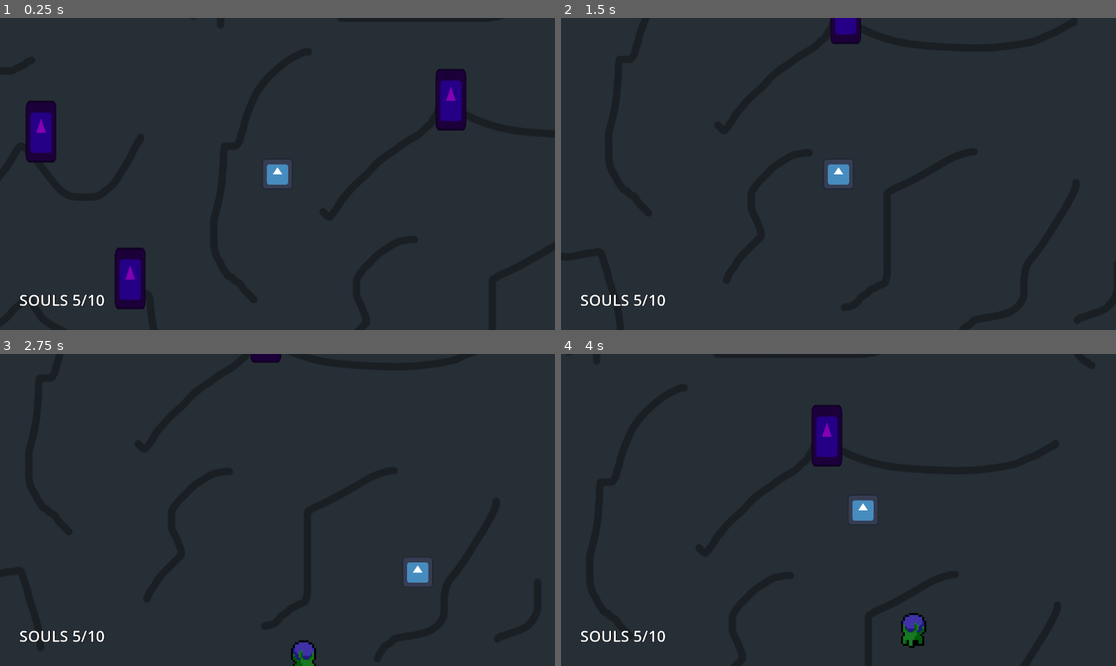
Above: before the commit, frames 1-4 (two rows, left to right).
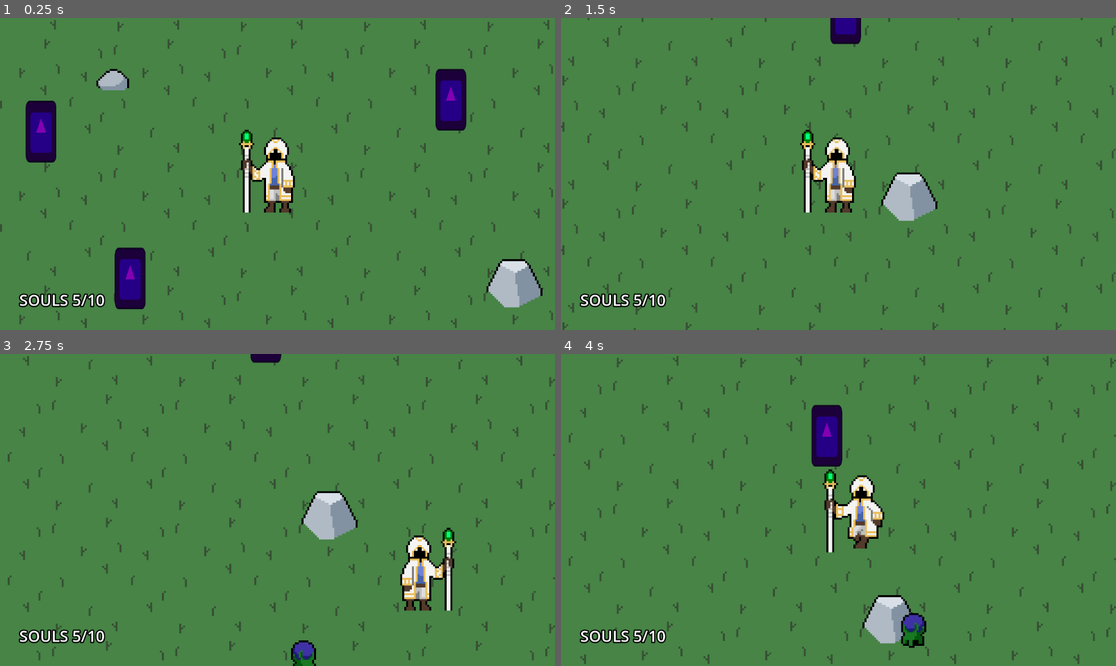
Above: after the commit, the same moments.

Repository: SleepyStudios/SummonerSurvivor
Game: Godot game, scene res://scenes/main.tscn
Same seed, same stepped clock (60 frames per second), same inputs: the game is played once before the commit and once after it. The engine's default icon, where the game draws it, is replaced by a stand-in: a white triangle on a blue panel in a dark square.
Inputs (mouse positions are in pixels of both pictures, inside the frame that each line leads up to):
- Up to frame 1 (0.25 s): no input
- Up to frame 2 (1.5 s): tap Enter at 0.5 s; move the mouse to (960, 158) at 0.52 s; hold Right (right) 0.53-1.28 s; tap Space (dash) at 0.6, 1.35 s; move the mouse to (727, 189) at 1.27 s; hold Down (down) from 1.28 s (still down)
- Up to frame 3 (2.75 s): move the mouse to (333, 441) at 2.02 s; release Down (down) at 2.03 s; hold Right (right) from 2.03 s (still down); tap Space (dash) at 2.1 s
- Up to frame 4 (4 s): move the mouse to (810, 572) at 2.77 s; release Right (right) at 2.78 s; hold Up (up) 2.78-3.53 s; tap Space (dash) at 2.85, 3.6 s; move the mouse to (1005, 556) at 3.52 s; hold Left (left) from 3.53 s (still down)

The runs differ from the first frame. In frame 1, 96% of the frame differs, in the area x 0-100%, y 0-100%; in frame 2, 99%; in frame 3, 99%; in frame 4, 98%.

Commit message:
add new gfx

Diff:
--- a/assets/theme.tres
+++ b/assets/theme.tres
@@ -45,6 +45,6 @@
 Button/styles/pressed = SubResource("StyleBoxFlat_4a1ni")
 Label/colors/font_color = Color(1, 1, 1, 1)
 Label/colors/font_outline_color = Color(0, 0, 0, 1)
-Label/constants/outline_size = 4
+Label/constants/outline_size = 10
 Label/font_sizes/font_size = 32
 TextureButton/styles/disabled = SubResource("StyleBoxTexture_0faol")
--- a/scenes/main.tscn
+++ b/scenes/main.tscn
@@ -1,15 +1,17 @@
-[gd_scene load_steps=14 format=3 uid="uid://divr04l50vppw"]
-
-[ext_resource type="Texture2D" uid="uid://dgstkdk67p5ns" path="res://assets/bg.png" id="1_2ejo1"]
+[gd_scene load_steps=23 format=3 uid="uid://divr04l50vppw"]
+
+[ext_resource type="Texture2D" uid="uid://crmcwehtwe8eo" path="res://assets/world/grass.png" id="1_wgp2o"]
 [ext_resource type="Script" path="res://scripts/player.gd" id="2_6afyc"]
-[ext_resource type="Texture2D" uid="uid://doyux5qiw0nid" path="res://icon.svg" id="2_jujlo"]
+[ext_resource type="PackedScene" uid="uid://c4if563vdqfb" path="res://scenes/world/big_rock.tscn" id="2_nbd1h"]
 [ext_resource type="Script" path="res://scripts/monuments_spawner.gd" id="3_loki5"]
+[ext_resource type="PackedScene" uid="uid://dqqik74dpfhvf" path="res://scenes/world/small_rock.tscn" id="3_r2e6h"]
 [ext_resource type="Script" path="res://scripts/spawner.gd" id="4_d5jgv"]
 [ext_resource type="Texture2D" uid="uid://dmf5o33urhy8a" path="res://assets/soul.png" id="5_6bfam"]
 [ext_resource type="Script" path="res://scripts/radial_menu.gd" id="6_lhuss"]
 [ext_resource type="Theme" uid="uid://yu1dowvtkl7f" path="res://assets/theme.tres" id="7_t471f"]
 [ext_resource type="Script" path="res://scripts/summon_button.gd" id="8_0lvb4"]
 [ext_resource type="Script" path="res://scripts/souls_label.gd" id="10_3dof2"]
+[ext_resource type="Texture2D" uid="uid://bdq8b3kpj41e4" path="res://assets/summoner_walking.png" id="10_jxqtx"]
 
 [sub_resource type="RectangleShape2D" id="RectangleShape2D_fotqp"]
 size = Vector2(100, 1080)
@@ -18,13 +20,78 @@
 size = Vector2(100, 1920)
 
 [sub_resource type="RectangleShape2D" id="RectangleShape2D_2bw7l"]
-size = Vector2(64, 64)
+size = Vector2(64, 128)
+
+[sub_resource type="AtlasTexture" id="AtlasTexture_3xffe"]
+atlas = ExtResource("10_jxqtx")
+region = Rect2(0, 0, 64, 64)
+
+[sub_resource type="AtlasTexture" id="AtlasTexture_242dt"]
+atlas = ExtResource("10_jxqtx")
+region = Rect2(128, 0, 64, 64)
+
+[sub_resource type="AtlasTexture" id="AtlasTexture_7qum6"]
+atlas = ExtResource("10_jxqtx")
+region = Rect2(0, 0, 64, 64)
+
+[sub_resource type="AtlasTexture" id="AtlasTexture_ejjkx"]
+atlas = ExtResource("10_jxqtx")
+region = Rect2(64, 0, 64, 64)
+
+[sub_resource type="AtlasTexture" id="AtlasTexture_0vhi7"]
+atlas = ExtResource("10_jxqtx")
+region = Rect2(128, 0, 64, 64)
+
+[sub_resource type="AtlasTexture" id="AtlasTexture_1sk7c"]
+atlas = ExtResource("10_jxqtx")
+region = Rect2(192, 0, 64, 64)
+
+[sub_resource type="SpriteFrames" id="SpriteFrames_lcyxd"]
+animations = [{
+"frames": [{
+"duration": 1.0,
+"texture": SubResource("AtlasTexture_3xffe")
+}, {
+"duration": 1.0,
+"texture": SubResource("AtlasTexture_242dt")
+}],
+"loop": true,
+"name": &"default",
+"speed": 5.0
+}, {
+"frames": [{
+"duration": 1.0,
+"texture": SubResource("AtlasTexture_7qum6")
+}, {
+"duration": 1.0,
+"texture": SubResource("AtlasTexture_ejjkx")
+}, {
+"duration": 1.0,
+"texture": SubResource("AtlasTexture_0vhi7")
+}, {
+"duration": 1.0,
+"texture": SubResource("AtlasTexture_1sk7c")
+}],
+"loop": true,
+"name": &"walking",
+"speed": 5.0
+}]
 
 [node name="Scene" type="Node2D"]
+texture_filter = 1
 
 [node name="BG" type="Sprite2D" parent="."]
-modulate = Color(0.239216, 0.239216, 0.239216, 1)
-texture = ExtResource("1_2ejo1")
+texture_repeat = 2
+scale = Vector2(4, 4)
+texture = ExtResource("1_wgp2o")
+region_enabled = true
+region_rect = Rect2(2.08165e-12, 2.08165e-12, 480, 270)
+
+[node name="WorldObjects" type="Node2D" parent="BG"]
+
+[node name="BigRock" parent="BG/WorldObjects" instance=ExtResource("2_nbd1h")]
+
+[node name="SmallRock" parent="BG/WorldObjects" instance=ExtResource("3_r2e6h")]
 
 [node name="Bounds" type="Node2D" parent="."]
 
@@ -207,6 +274,7 @@
 
 [node name="Player" type="CharacterBody2D" parent="." groups=["player"]]
 z_index = 1
+y_sort_enabled = true
 collision_layer = 5
 motion_mode = 1
 script = ExtResource("2_6afyc")
@@ -217,10 +285,6 @@
 [node name="CollisionShape2D" type="CollisionShape2D" parent="Player"]
 shape = SubResource("RectangleShape2D_2bw7l")
 
-[node name="Sprite2D" type="Sprite2D" parent="Player"]
-scale = Vector2(0.5, 0.5)
-texture = ExtResource("2_jujlo")
-
 [node name="DashTimer" type="Timer" parent="Player"]
 wait_time = 0.1
 one_shot = true
@@ -229,9 +293,15 @@
 wait_time = 0.5
 one_shot = true
 
+[node name="AnimatedSprite2D" type="AnimatedSprite2D" parent="Player"]
+texture_filter = 1
+scale = Vector2(4, 4)
+sprite_frames = SubResource("SpriteFrames_lcyxd")
+animation = &"walking"
+
 [node name="CanvasLayer" type="CanvasLayer" parent="."]
 
-[node name="Label" type="Label" parent="CanvasLayer"]
+[node name="SoulsLabel" type="Label" parent="CanvasLayer"]
 anchors_preset = 2
 anchor_top = 1.0
 anchor_bottom = 1.0
--- a/scenes/soul_pickup.tscn
+++ b/scenes/soul_pickup.tscn
@@ -1,10 +1,46 @@
-[gd_scene load_steps=4 format=3 uid="uid://cxdo5xh516vhk"]
+[gd_scene load_steps=9 format=3 uid="uid://cxdo5xh516vhk"]
 
 [ext_resource type="Script" path="res://scripts/soul_pickup.gd" id="1_p6s86"]
 [ext_resource type="Texture2D" uid="uid://dmf5o33urhy8a" path="res://assets/soul.png" id="2_r8kqp"]
 
 [sub_resource type="CircleShape2D" id="CircleShape2D_5f0re"]
 radius = 16.0
+
+[sub_resource type="AtlasTexture" id="AtlasTexture_j8rwh"]
+atlas = ExtResource("2_r8kqp")
+region = Rect2(0, 0, 32, 32)
+
+[sub_resource type="AtlasTexture" id="AtlasTexture_cpbeo"]
+atlas = ExtResource("2_r8kqp")
+region = Rect2(32, 0, 32, 32)
+
+[sub_resource type="AtlasTexture" id="AtlasTexture_fhr2n"]
+atlas = ExtResource("2_r8kqp")
+region = Rect2(64, 0, 32, 32)
+
+[sub_resource type="AtlasTexture" id="AtlasTexture_s8loh"]
+atlas = ExtResource("2_r8kqp")
+region = Rect2(96, 0, 32, 32)
+
+[sub_resource type="SpriteFrames" id="SpriteFrames_p142m"]
+animations = [{
+"frames": [{
+"duration": 1.0,
+"texture": SubResource("AtlasTexture_j8rwh")
+}, {
+"duration": 1.0,
+"texture": SubResource("AtlasTexture_cpbeo")
+}, {
+"duration": 1.0,
+"texture": SubResource("AtlasTexture_fhr2n")
+}, {
+"duration": 1.0,
+"texture": SubResource("AtlasTexture_s8loh")
+}],
+"loop": true,
+"name": &"default",
+"speed": 5.0
+}]
 
 [node name="SoulPickup" type="Node2D"]
 script = ExtResource("1_p6s86")
@@ -14,8 +50,9 @@
 [node name="CollisionShape2D" type="CollisionShape2D" parent="Area2D"]
 shape = SubResource("CircleShape2D_5f0re")
 
-[node name="Sprite2D" type="Sprite2D" parent="."]
-scale = Vector2(2, 2)
-texture = ExtResource("2_r8kqp")
+[node name="AnimatedSprite2D" type="AnimatedSprite2D" parent="."]
+scale = Vector2(4, 4)
+sprite_frames = SubResource("SpriteFrames_p142m")
+autoplay = "default"
 
 [connection signal="body_entered" from="Area2D" to="." method="_on_area_2d_body_entered"]
--- /dev/null
+++ b/scenes/world/big_rock.tscn
@@ -0,0 +1,16 @@
+[gd_scene load_steps=3 format=3 uid="uid://c4if563vdqfb"]
+
+[ext_resource type="Texture2D" uid="uid://bmrhsx7mg2rby" path="res://assets/world/big_rock.png" id="1_tc3ei"]
+
+[sub_resource type="RectangleShape2D" id="RectangleShape2D_74t1m"]
+size = Vector2(29, 13.5)
+
+[node name="BigRock" type="StaticBody2D"]
+position = Vector2(123.5, 60.25)
+
+[node name="CollisionShape2D" type="CollisionShape2D" parent="."]
+position = Vector2(-1.5, -14.5)
+shape = SubResource("RectangleShape2D_74t1m")
+
+[node name="Sprite2D" type="Sprite2D" parent="."]
+texture = ExtResource("1_tc3ei")
--- /dev/null
+++ b/scenes/world/small_rock.tscn
@@ -0,0 +1,7 @@
+[gd_scene load_steps=2 format=3 uid="uid://dqqik74dpfhvf"]
+
+[ext_resource type="Texture2D" uid="uid://cq5xwkke4x0sw" path="res://assets/world/small_rock.png" id="1_sg2gq"]
+
+[node name="SmallRock" type="Sprite2D"]
+position = Vector2(-85, -47.5)
+texture = ExtResource("1_sg2gq")
--- a/scripts/monuments_spawner.gd
+++ b/scripts/monuments_spawner.gd
@@ -4,7 +4,7 @@
 const SPAWN_BOUNDARY = 260
 
 @onready var cam: Camera2D = $"../Player/Camera2D"
-var scene = preload ("res://scenes/monument.tscn")
+var scene = preload ("res://scenes/world/monument.tscn")
 
 func spawn() -> void:
   var rng = RandomNumberGenerator.new()
--- a/scripts/player.gd
+++ b/scripts/player.gd
@@ -2,6 +2,7 @@
 
 const BASE_SPEED = 300.0
 const DASH_SPEED = 1500.0
+const WORLD_SIZE = Vector2(1920, 1080)
 
 @onready var cam: Camera2D = $"Camera2D"
 @onready var dash_timer: Timer = $"DashTimer"
@@ -9,6 +10,7 @@
 @onready var bg: Sprite2D = $"../BG"
 @onready var monuments_spawner: MonumentsSpawner = $"../Monuments"
 @onready var radial_menu: RadialMenu = $"../RadialMenu"
+@onready var sprite: AnimatedSprite2D = $"AnimatedSprite2D"
 
 var speed = BASE_SPEED
 var can_dash = true
@@ -19,10 +21,10 @@
 func _ready() -> void:
 	var rect: Rect2 = bg.get_rect()
 
-	cam.limit_top = rect.position.y
-	cam.limit_bottom = rect.position.y + rect.size.y
-	cam.limit_left = rect.position.x
-	cam.limit_right = rect.position.x + rect.size.x
+	cam.limit_top = -WORLD_SIZE.y * 0.5
+	cam.limit_bottom = WORLD_SIZE.y * 0.5
+	cam.limit_left = -WORLD_SIZE.x * 0.5
+	cam.limit_right = WORLD_SIZE.x * 0.5
 	cam.limit_smoothed = true
 	monuments_spawner.spawn()
 
@@ -32,6 +34,14 @@
 
 	if velocity != Vector2.ZERO:
 		radial_menu.visible = false
+		sprite.play("walking")
+
+		if velocity.x > 0:
+				sprite.flip_h = true
+		else:
+				sprite.flip_h = false
+	else:
+		sprite.play("default")
 
 	if can_dash and Input.is_action_just_pressed("dash"):
 		speed = DASH_SPEED
Binary file changed: assets/soul.png
Binary file added: assets/summoner_walking.png
Not shown, added: assets/summoner_walking.png.import
Binary file added: assets/world/big_rock.png
Not shown, added: assets/world/big_rock.png.import
Binary file added: assets/world/grass.png
Not shown, added: assets/world/grass.png.import
Binary file added: assets/world/small_rock.png
Not shown, added: assets/world/small_rock.png.import
Not shown: 4 places in scenes/world/monument.tscn that only renumber resources
